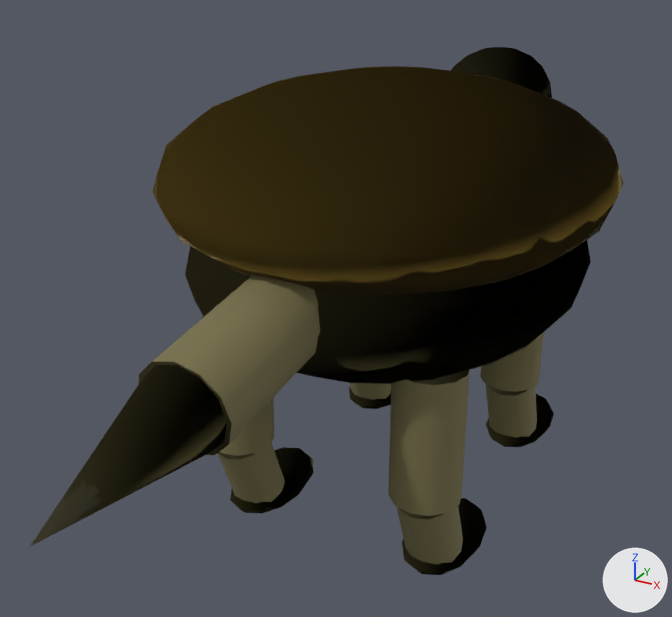
The glTF model godot-client/assets/actors/native/creatures/desert_tortoise.glb as it was, and as the next commit left it.
One viewpoint serves both versions: a 50 mm lens placed at (1.06, -2.24, 1.69), pointed at (-0.07, -0.2, 0.67). Lighting does not change. The marker at lower right points along +X, +Y and +Z. The first picture is the older version.

The first picture shows 'Desert Tortoise'.
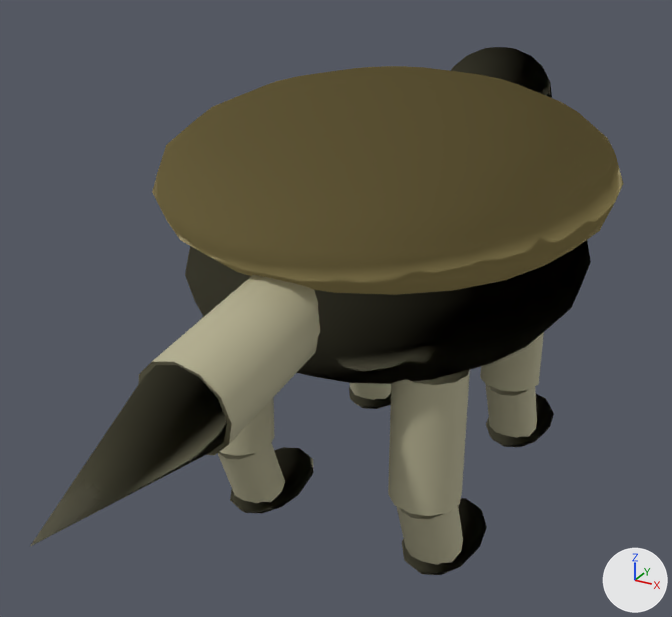
Patch to the scene script:
```diff
--- a/godot-client/assets/actors/native/creatures/desert_tortoise.glb.py
+++ b/godot-client/assets/actors/native/creatures/desert_tortoise.glb.py
@@ mat_desert_tortoise_body @@
 mat_desert_tortoise_body = principled_material('Desert Tortoise Body')
-mat_desert_tortoise_body.base_color = (0.184, 0.162, 0.0666)  # dark yellow #777049
+mat_desert_tortoise_body.base_color = (0.467, 0.439, 0.286)  # beige #b6b192
 mat_desert_tortoise_body.roughness = 0.82
@@ mat_desert_tortoise_accent @@
 mat_desert_tortoise_accent.roughness = 0.55
-mat_desert_tortoise_accent.emission_color = (0.00651, 0.00478, 0.00182)  # black #130f06
+mat_desert_tortoise_accent.emission_color = (0.0745, 0.0588, 0.0235)  # brown #4d452a
 mat_desert_tortoise_accent.emission_strength = 1.0
```

Location of each change, (x1, y1, x2, y2) in pixels of the pictures (672 x 617 px):
'Desert Tortoise', recoloured (lighter)
    both: (30, 47, 623, 575)
